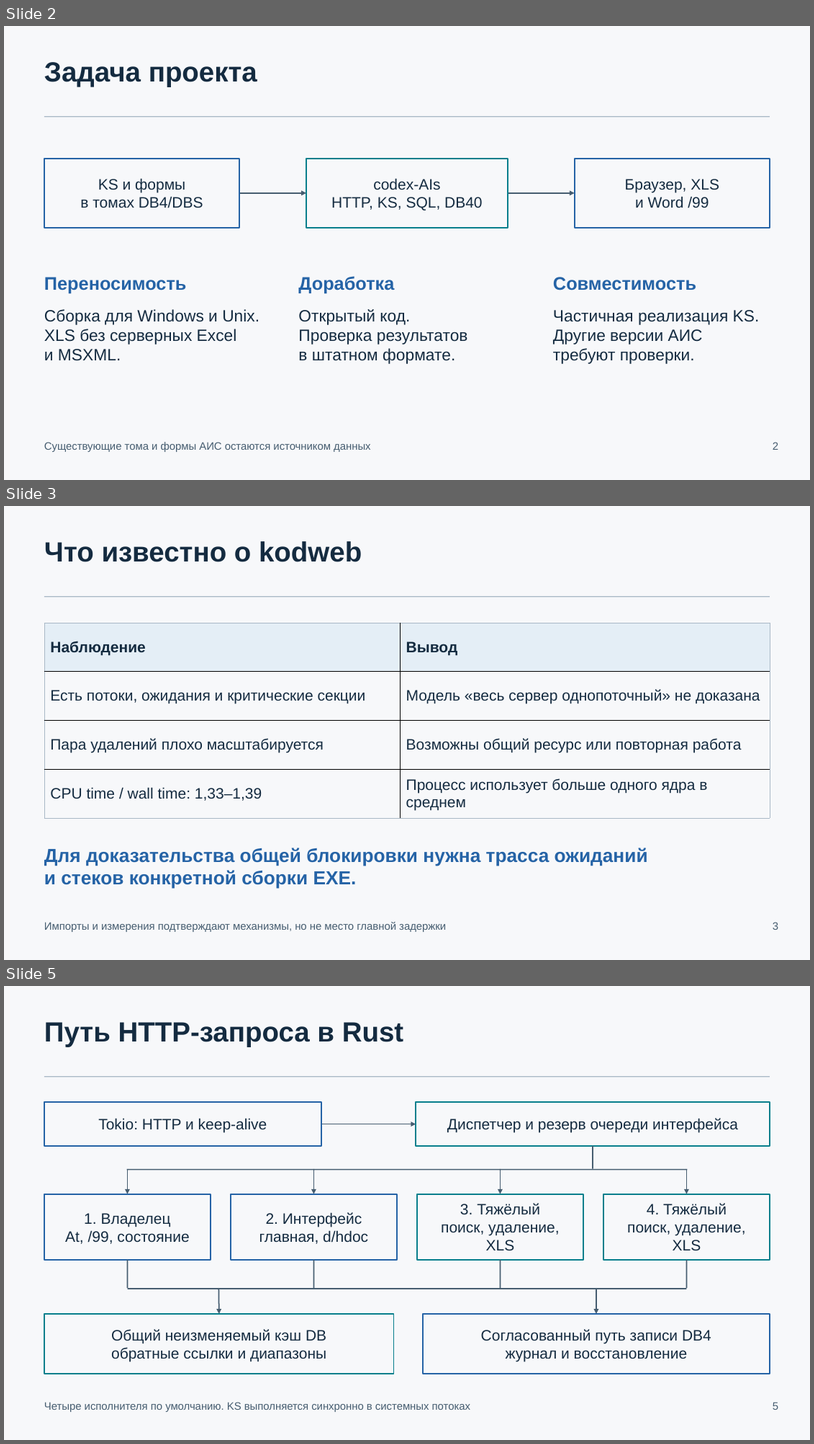
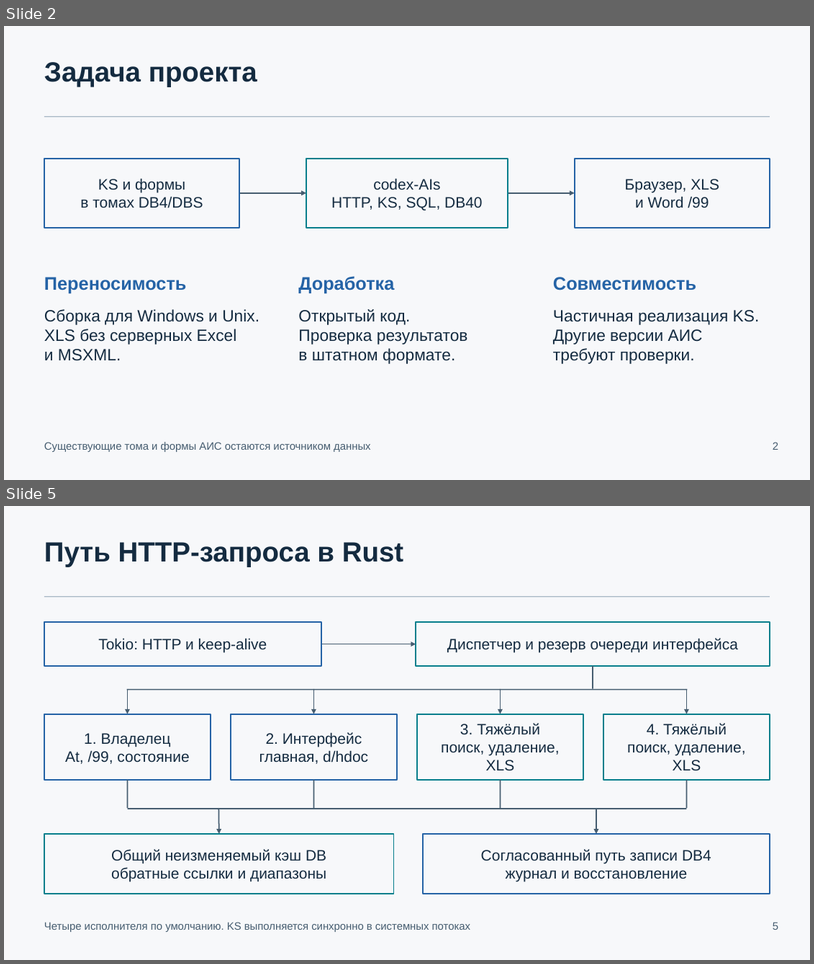
Before and after one commit to Hannabiann/codex-AIs, a slide deck: docs/presentations/codex-AIs-architecture-0.18.pptx. Shown one above the other, each under a label of ours: slides 2, 3 and 5 before the commit, slides 2 and 5 after it; the slides between them are not shown. The pictures are 814x1444 and 814x964 pixels, drawn with LibreOffice and Linux fonts; fonts in the diff are those of the drawing. Boxes give left, top, right and bottom in pixels: in the first picture for what was removed or moved away, otherwise in the second. Text is boxed around its words. In the diff, an @@ line names an element or a change of style, - is before the commit and + after.

```diff
--- a/docs/presentations/codex-AIs-architecture-0.18.pptx
+++ b/docs/presentations/codex-AIs-architecture-0.18.pptx
@@ slide 3 removed at <box>4,506,810,960</box>, background #F7F8FA @@
@@ text removed at <box>44,541,362,562</box> @@
-Что известно о kodweb
@@ rectangle removed at <box>44,596,771,597</box> @@
@@ table removed at <box>44,623,771,818</box>, 4 rows, 2 columns @@
-Наблюдение | Вывод
-Есть потоки, ожидания и критические секции | Модель «весь сервер однопоточный» не доказана
-Пара удалений плохо масштабируется | Возможны общий ресурс или повторная работа
-CPU time / wall time: 1,33–1,39 | Процесс использует больше одного ядра в среднем
@@ text removed at <box>44,847,648,888</box> @@
-Для доказательства общей блокировки нужна трасса ожиданий
-и стеков конкретной сборки EXE.
@@ text removed at <box>44,921,446,932</box> @@
-Импорты и измерения подтверждают механизмы, но не место главной задержки
@@ text removed at <box>773,921,779,929</box> @@
-3
```
Also in this commit, not shown: 3 slides changed, 9 slides added, 2 other slides removed, 4 other files.
